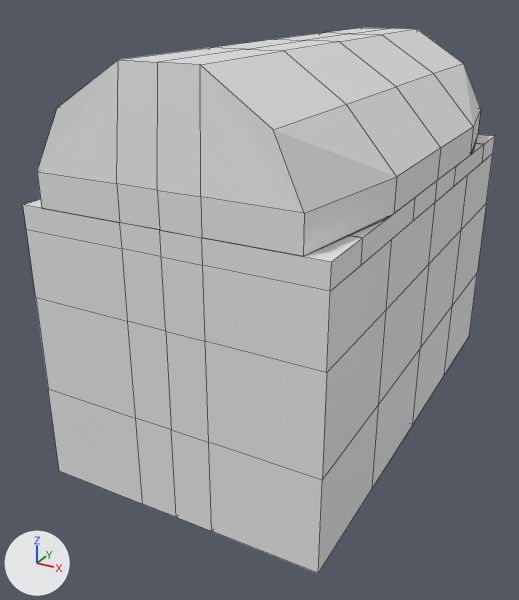
What one commit did to the Blender file Obj_Chest_Normal_A.blend.
Rendered twice from a 50 mm camera at (3.18, -6.7, 4.03) aimed at (-0.26, -0.46, 0.91). Lighting does not change. The marker at lower left points along +X, +Y and +Z. The older version comes first. Mesh edges are drawn as thin lines.

The first picture shows 'Chest', 'Lid'.
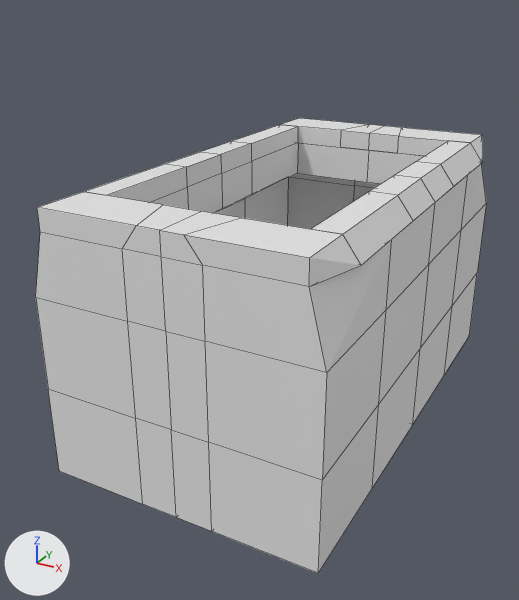
Commit message: chest base 2

Diff of the bpy script that builds the scene:
```diff
--- a/Obj_Chest_Normal_A.blend.py
+++ b/Obj_Chest_Normal_A.blend.py
@@ me_cube_001 @@
 me_cube_001.from_pydata(...)  # 55 vertices, 38 faces, 5 loose edges; spans x 0.0..1.0, y 0.0..1.0, z -1.0..0.93
 # used by ob_chest; location = (0.0, 0.0, 1.0); scale = (1.42, 2.5, 1.42)
 # before: 19 (1.0, 1.0, 0.78) at pixel (492, 153), 45 (0.27, 1.0, 0.93), 46 (1.0, 1.0, 0.93) at pixel (495, 135), 48 (1.0, 0.77, 0.93) at pixel (484, 144), 49 (1.0, 0.27, 0.93) at pixel (456, 166)
 # before: 50 (1.0, 0.0, 0.93) at pixel (437, 180)
+# me_cube_001 part 1
+for i in [19, 45, 46, 48, 49, 50]: me_cube_001.vertices[i].co += Vector((-0.11, 0.0, 0.0))
@@ ob_lid @@
 _m = ob_lid.modifiers.new('Mirror', 'MIRROR')
 _m.use_clip = True
+ob_lid.hide_set(True)
```

Boxes (x1, y1, x2, y2) around the edits, measured in the pictures (519 x 600 px; the box of a moved part takes in the faces that stretch with it):
'Chest', reshaped
    before: (23, 134, 495, 573)
    after: (36, 118, 486, 573)
'Lid', hidden
    before: (37, 28, 481, 256)
part 1 of me_cube_001, moved or reshaped
    before: (23, 134, 495, 373)
    after: (36, 118, 486, 373)
